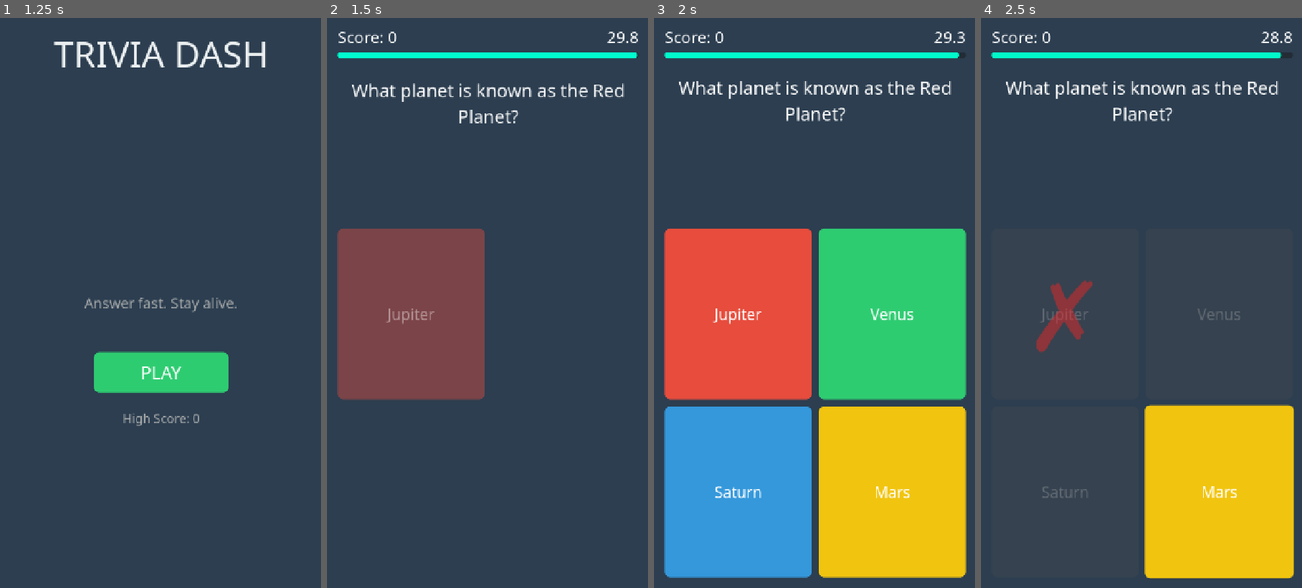
Above: before the commit, frames 1-4 (left to right).
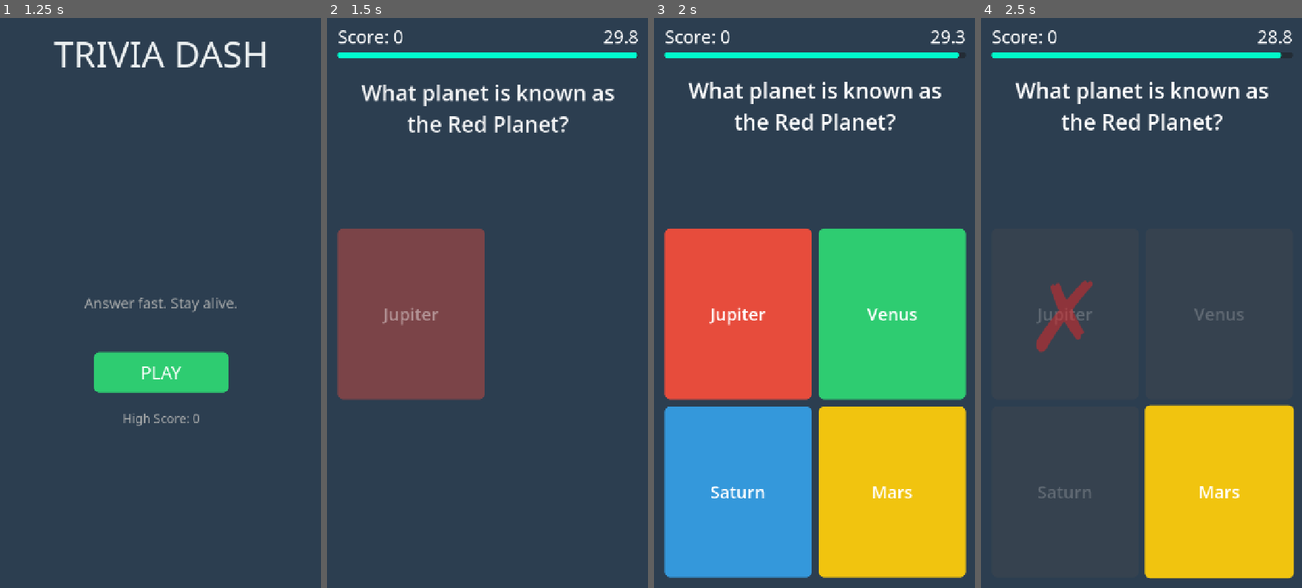
Above: after the commit, the same moments.

Repository: bramp/trivia-dash
Game: Godot game, scene res://scenes/main.tscn
Same seed, same stepped clock (60 frames per second), same inputs: the game is played once before the commit and once after it.
Inputs (mouse positions are in pixels of both pictures, inside the frame that each line leads up to):
- Up to frame 1 (1.25 s): tap Enter at 0.5 s; move the mouse to (231, 274) at 0.52 s; hold 1 (answer_1) from 0.53 s (still down); click (231, 274) at 0.67 s
- Up to frame 2 (1.5 s): release 1 (answer_1) at 1.25 s; click "PLAY" at 1.25 s
- Up to frame 3 (2 s): no input
- Up to frame 4 (2.5 s): click "Jupiter" at 2 s

Frame 1 is identical in both runs. In frame 2, 2.8% of the frame differs, in the area x 3-97%, y 2-54%; in frame 3, 3.5%, in the area x 3-97%, y 2-85%; in frame 4, 3.1%.

Commit message:
Make question and answer text larger and bold
- Create bold FontVariation (weight 700) from project's Noto Sans
- Question label: 40→48px, bold
- Answer buttons: 34→38px, bold
- HUD (score/timer): 36→40px
- Add bold font variant to default_theme.tres

Diff:
--- a/data/questions.json
+++ b/data/questions.json
@@ -16,7 +16,7 @@
 	},
 	{
 		"question": "What is the chemical symbol for water?",
-		"answers": ["H2O", "CO2", "NaCl", "O2"],
+		"answers": ["H₂O", "CO₂", "NaCl", "O₂"],
 		"correct": 0
 	},
 	{
--- a/scripts/main.gd
+++ b/scripts/main.gd
@@ -9,6 +9,7 @@
 var _current_question: Dictionary = {}
 var _input_locked: bool = false
 var _active_tween: Tween = null
+var _bold_font: FontVariation = null
 
 @onready var title_screen: MarginContainer = $TitleScreen
 @onready var game_screen: MarginContainer = $GameScreen
@@ -44,9 +45,23 @@
 
 
 func _ready() -> void:
+	_create_bold_font()
 	question_manager.load_questions()
 	_style_answer_buttons()
 	_show_title_screen()
+
+
+func _create_bold_font() -> void:
+	var base_font := ThemeDB.fallback_font
+	if base_font is FontVariation:
+		_bold_font = FontVariation.new()
+		_bold_font.base_font = base_font.base_font
+		_bold_font.fallbacks = base_font.fallbacks
+		_bold_font.variation_opentype = {&"wght": 700}
+	elif base_font is FontFile:
+		_bold_font = FontVariation.new()
+		_bold_font.base_font = base_font
+		_bold_font.variation_opentype = {&"wght": 700}
 
 
 func _unhandled_input(event: InputEvent) -> void:
@@ -143,7 +158,9 @@
 		btn.add_theme_color_override("font_color", GameData.TEXT_COLOR)
 		btn.add_theme_color_override("font_hover_color", GameData.TEXT_COLOR)
 		btn.add_theme_color_override("font_pressed_color", GameData.TEXT_COLOR)
-		btn.add_theme_font_size_override("font_size", 34)
+		btn.add_theme_font_size_override("font_size", 38)
+		if _bold_font:
+			btn.add_theme_font_override("font", _bold_font)
 
 
 func _style_play_button(btn: Button) -> void:
@@ -211,12 +228,14 @@
 	_update_timer_display()
 
 	# Style HUD labels
-	score_label.add_theme_font_size_override("font_size", 36)
+	score_label.add_theme_font_size_override("font_size", 40)
 	score_label.add_theme_color_override("font_color", GameData.TEXT_COLOR)
-	timer_label.add_theme_font_size_override("font_size", 36)
+	timer_label.add_theme_font_size_override("font_size", 40)
 	timer_label.add_theme_color_override("font_color", GameData.TEXT_COLOR)
-	question_label.add_theme_font_size_override("font_size", 40)
+	question_label.add_theme_font_size_override("font_size", 48)
 	question_label.add_theme_color_override("font_color", GameData.TEXT_COLOR)
+	if _bold_font:
+		question_label.add_theme_font_override("font", _bold_font)
 
 	# Style timer bar
 	var bar_bg := StyleBoxFlat.new()
--- a/theme/default_theme.tres
+++ b/theme/default_theme.tres
@@ -7,6 +7,14 @@
 base_font = ExtResource("1")
 fallbacks = Array[Font]([ExtResource("2")])
 
+[sub_resource type="FontVariation" id="FontVariation_bold"]
+base_font = ExtResource("1")
+fallbacks = Array[Font]([ExtResource("2")])
+variation_opentype = {
+	"wght": 700
+}
+
 [resource]
 default_font = SubResource("FontVariation_1")
 default_font_size = 24
+Label/fonts/bold_font = SubResource("FontVariation_bold")
Not shown: 1 places in theme/default_theme.tres that only renumber resources
Not shown, changed: README.md
Not shown, changed: pyproject.toml
